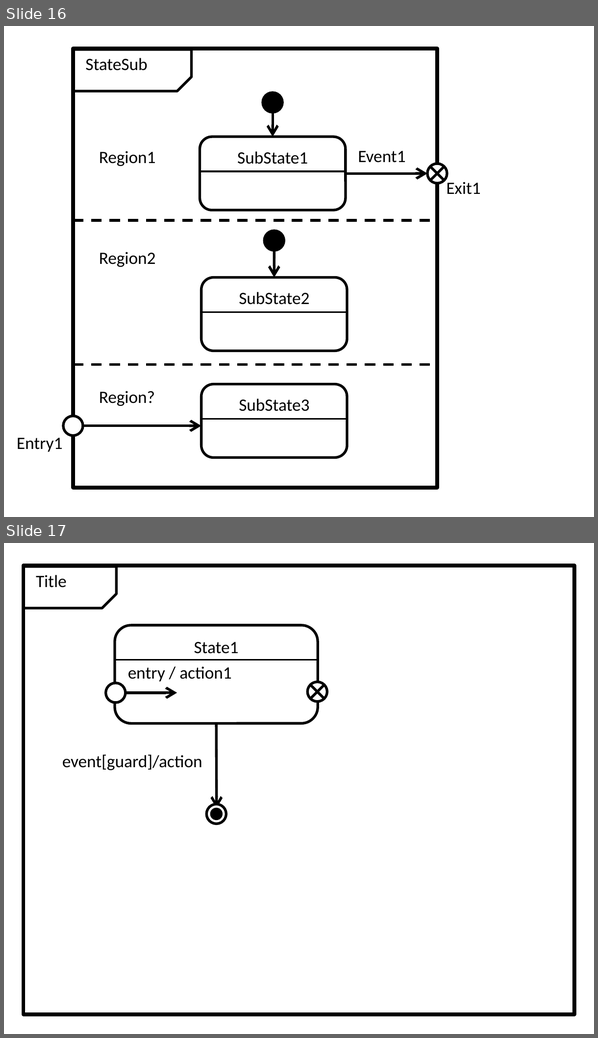
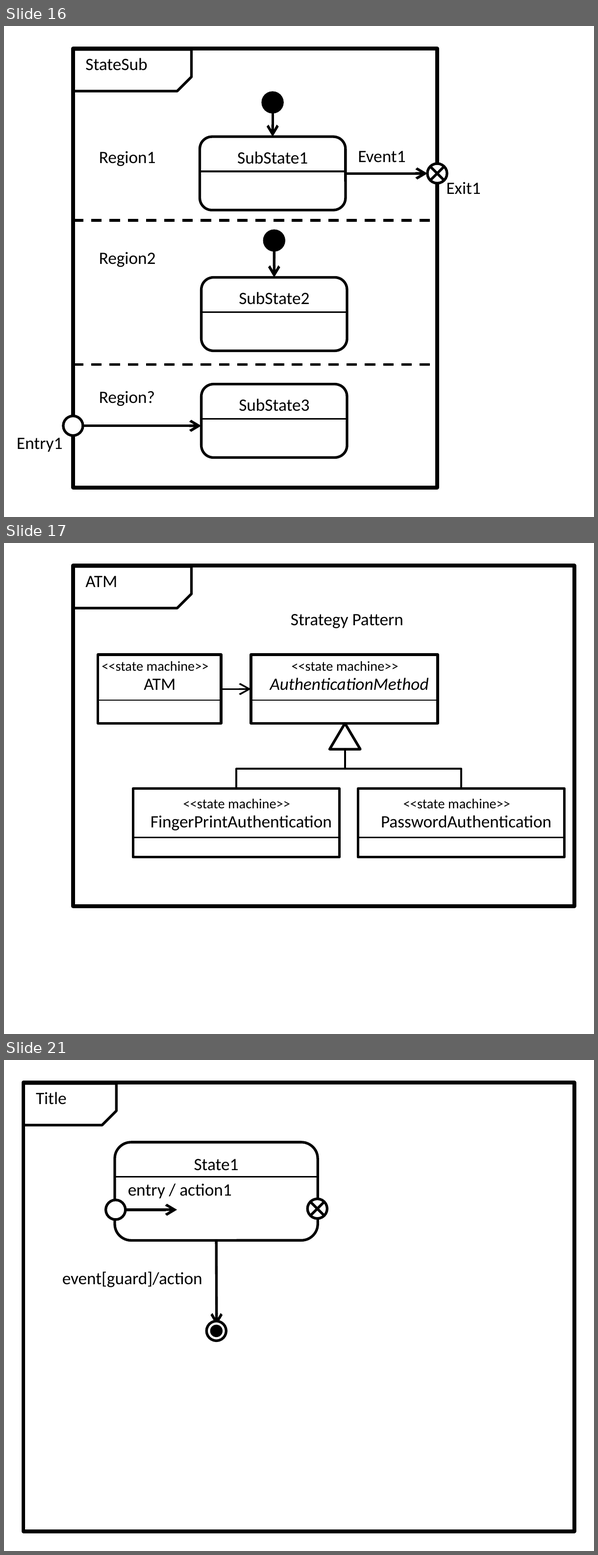
Before and after one commit to redboltz/cpp_sample, a slide deck: boost_training/msm/fig.pptx. Shown one above the other, each under a label of ours: slides 16 and 17 before the commit, slides 16, 17 and 21 after it; the slides between them are not shown. The pictures are 598x1038 and 598x1555 pixels, drawn with LibreOffice and Linux fonts; fonts in the diff are those of the drawing. Boxes give left, top, right and bottom in pixels: in the first picture for what was removed or moved away, otherwise in the second. Text is boxed around its words. In the diff, an @@ line names an element or a change of style, - is before the commit and + after.

```diff
--- a/boost_training/msm/fig.pptx
+++ b/boost_training/msm/fig.pptx
@@ slide 17 added at (x1=4, y1=543, x2=594, y2=1034), background #FFFFFF @@
@@ rectangle added at (x1=73, y1=566, x2=573, y2=906), outline #000000 2.25 pt @@
@@ snip rect added at (x1=73, y1=567, x2=191, y2=608), outline #000000 1.5 pt @@
@@ text added at (x1=85, y1=576, x2=117, y2=587), 10 pt, text #000000 @@
+ATM
@@ text added at (x1=291, y1=614, x2=403, y2=628), 10 pt, text #000000 @@
+Strategy Pattern
@@ rectangle added at (x1=98, y1=655, x2=221, y2=724), outline #000000 1.5 pt @@
@@ rectangle added at (x1=251, y1=655, x2=438, y2=724), outline #000000 1.5 pt @@
@@ text added at (x1=102, y1=661, x2=209, y2=671), 8 pt, text #000000 @@
+<<state machine>>
@@ text added at (x1=292, y1=661, x2=398, y2=671), 8 pt, text #000000 @@
+<<state machine>>
@@ text added at (x1=144, y1=679, x2=176, y2=690), 10 pt, text #000000 @@
+ATM
@@ arrow added from (221, 689) to (251, 689), #000000 1 pt @@
@@ text added at (x1=270, y1=678, x2=429, y2=690), 10 pt, text #000000, italic @@
+AuthenticationMethod
@@ line added from (98, 700) to (221, 700), #000000 0.75 pt @@
@@ line added from (251, 700) to (437, 700), #000000 0.75 pt @@
@@ triangle added at (x1=329, y1=724, x2=361, y2=750), fill #FFFFFF, outline #000000 1.5 pt @@
@@ elbow line added from (236, 788) to (345, 749), #000000 1 pt @@
@@ elbow line added from (461, 788) to (345, 749), #000000 1 pt @@
@@ rectangle added at (x1=132, y1=788, x2=338, y2=857), outline #000000 1.5 pt @@
@@ rectangle added at (x1=358, y1=788, x2=564, y2=857), outline #000000 1.5 pt @@
@@ text added at (x1=183, y1=799, x2=290, y2=809), 8 pt, text #000000 @@
+<<state machine>>
@@ text added at (x1=403, y1=799, x2=510, y2=809), 8 pt, text #000000 @@
+<<state machine>>
@@ text added at (x1=151, y1=815, x2=332, y2=831), 10 pt, text #000000 @@
+FingerPrintAuthentication
@@ text added at (x1=381, y1=815, x2=551, y2=828), 10 pt, text #000000 @@
+PasswordAuthentication
@@ line added from (132, 837) to (340, 837), #000000 0.75 pt @@
@@ line added from (358, 837) to (564, 837), #000000 0.75 pt @@
@@ what was slide 17 is now slide 21 @@
```
Also in this commit, not shown: 3 other slides added, 29 other files.
